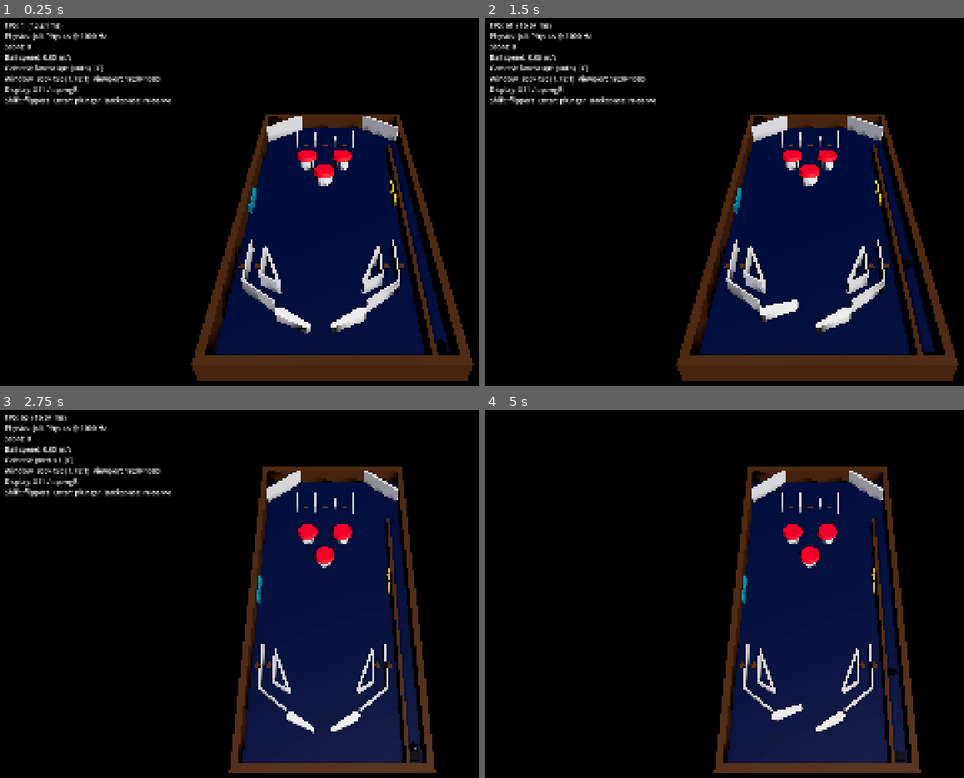
Above: before the commit, frames 1-4 (two rows, left to right).
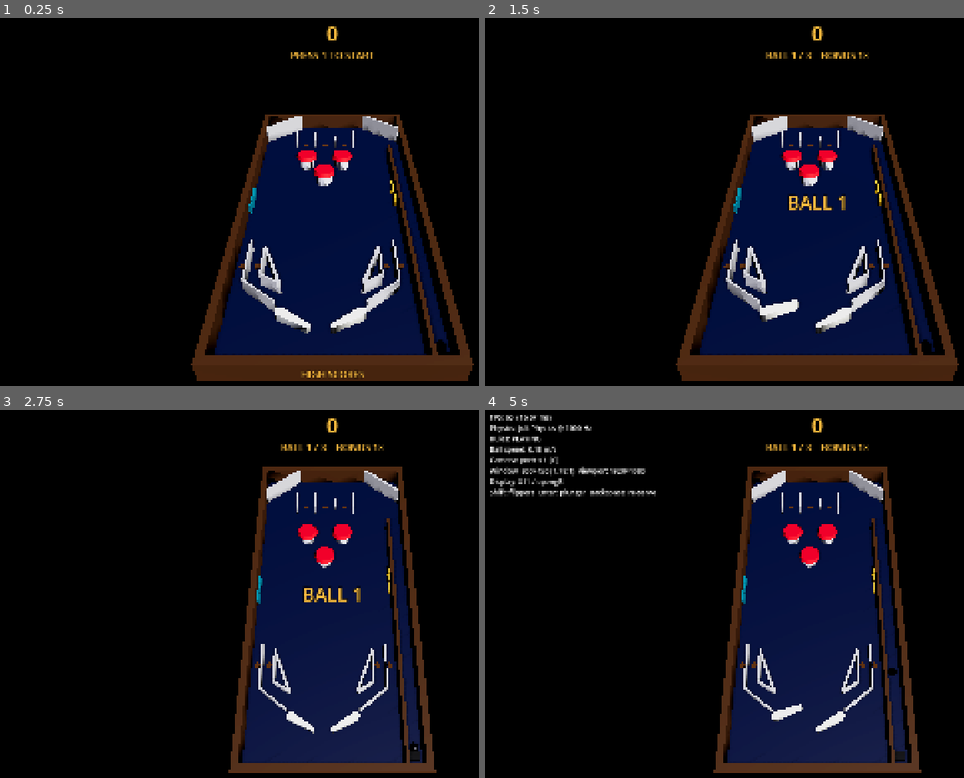
Above: after the commit, the same moments.

Repository: brnl-claude/pinball
Game: Godot game, scene res://main.tscn
Two runs of this game, one before a commit and one after it. Both use one fixed random seed, a clock stepped at 60 frames per second and the inputs below.
Inputs (mouse positions are in pixels of both pictures, inside the frame that each line leads up to):
- Up to frame 1 (0.25 s): no input
- Up to frame 2 (1.5 s): tap Enter (plunger) at 0.5, 0.6 s; move the mouse to (963, 183) at 0.52 s; hold / (nudge_right) 0.53-1.28 s; click (963, 183) at 0.67 s; tap 1 (start_game) at 0.8, 1.25, 1.35 s; move the mouse to (686, 220) at 1.27 s; hold Shift (flipper_left) from 1.28 s (still down); click (686, 220) at 1.42 s
- Up to frame 3 (2.75 s): tap Enter (plunger) at 1.55 s; tap Backspace (reset_ball) at 2 s; move the mouse to (397, 513) at 2.02 s; release Shift (flipper_left) at 2.03 s; hold / (nudge_right) from 2.03 s (still down); hold C (camera_next) from 2.03 s (still down); click (397, 513) at 2.17 s; tap 1 (start_game) at 2.3 s
- Up to frame 4 (5 s): tap 1 (start_game) at 2.75, 3.6, 4.25 s; move the mouse to (781, 667) at 2.77 s; release / (nudge_right) at 2.78 s; release C (camera_next) at 2.78 s; hold Space (nudge_up) 2.78-3.53 s; tap Enter (plunger) at 2.85, 4.35 s; click (781, 667) at 2.92 s; tap Backspace (reset_ball) at 3.5, 4.15 s; move the mouse to (outside the picture) at 3.52 s; hold Shift (flipper_left) from 3.53 s (still down); click (outside the picture) at 3.67 s; move the mouse to (619, 538) at 4.27 s; click (619, 538) at 4.42 s; tap F3 (toggle_debug) at 4.9 s

The runs differ from the first frame. In frame 1, 2.2% of the frame differs, in the area x 1-78%, y 1-98%; in frame 2, 2.5%, in the area x 1-94%, y 1-91%; in frame 3, 2.3%; in frame 4, 2.1%.

Commit message:
Phase 4: game rules (3 balls, ball save, bonus multiplier, high scores), HUD and rules tests
Co-Authored-By: Claude Opus 5.5 <noreply@anthropic.com>
Claude-Session: https://claude.ai/code/session_017ht4tVgg5fmbzWLLk4UKiL

Diff:
--- a/main.tscn
+++ b/main.tscn
@@ -1,8 +1,10 @@
-[gd_scene load_steps=7 format=3]
+[gd_scene load_steps=9 format=3]
 
 [ext_resource type="Script" path="res://cameras/camera_rig.gd" id="1_cam"]
 [ext_resource type="Script" path="res://ui/debug_overlay.gd" id="2_dbg"]
 [ext_resource type="PackedScene" path="res://tables/proto_table/proto_table.tscn" id="3_table"]
+[ext_resource type="Script" path="res://rules/game_rules.gd" id="4_rules"]
+[ext_resource type="Script" path="res://ui/hud.gd" id="5_hud"]
 
 [sub_resource type="ProceduralSkyMaterial" id="SkyMat_1"]
 sky_top_color = Color(0.08, 0.09, 0.12, 1)
@@ -37,5 +39,15 @@
 near = 0.01
 script = ExtResource("1_cam")
 
+[node name="GameRules" type="Node" parent="."]
+script = ExtResource("4_rules")
+table_path = NodePath("../Table")
+
+[node name="Hud" type="CanvasLayer" parent="."]
+script = ExtResource("5_hud")
+rules_path = NodePath("../GameRules")
+
 [node name="DebugOverlay" type="CanvasLayer" parent="."]
+layer = 2
 script = ExtResource("2_dbg")
+visible = false
--- /dev/null
+++ b/rules/game_rules.gd
@@ -0,0 +1,246 @@
+class_name GameRules
+extends Node
+## Game rules for a table: games, balls, ball save, bonus and high scores.
+##
+## The rules only talk to the table through its signals (`part_scored`,
+## `ball_drained`, `ball_launched`) and a few calls (`serve_ball`,
+## `set_flippers_enabled`), so the physics never depends on the rules.
+## Timers count physics ticks, so the rules are deterministic in tests.
+
+signal state_changed(state: State)
+signal score_changed(score: int)
+signal ball_started(ball_number: int)
+signal ball_saved
+signal bonus_awarded(bonus: int, multiplier: int)
+signal game_over(final_score: int, high_score_rank: int)
+signal message(text: String)
+
+enum State { ATTRACT, PLAYING, BALL_ENDING, GAME_OVER }
+
+@export var table_path: NodePath
+@export var balls_per_game := 3
+## Ball save time after the ball leaves the shooter lane (s).
+@export var ball_save_seconds := 8.0
+## How long the end-of-ball bonus is shown before the next ball (s).
+@export var bonus_display_seconds := 2.0
+## How long the game over screen is shown before attract mode (s).
+@export var game_over_seconds := 4.0
+@export var max_multiplier := 5
+@export var high_score_path := "user://high_scores.cfg"
+@export var high_score_count := 5
+
+@export_group("Awards")
+@export var rollover_bonus := 100
+@export var standup_bonus := 200
+@export var drop_target_bonus := 300
+@export var top_lanes_points := 2000
+@export var standups_points := 5000
+
+var state := State.ATTRACT
+var score := 0
+var ball_number := 0
+var bonus := 0
+var multiplier := 1
+## Seconds of ball save left; > 0 means a drain gives the ball back.
+var ball_save_left := 0.0
+var high_scores: Array[int] = []
+
+var table: Node
+
+var _state_time_left := 0.0
+var _ball_in_play := false
+
+
+func _ready() -> void:
+	table = get_node_or_null(table_path)
+	if table == null:
+		push_error("GameRules needs a table_path")
+		return
+	table.set("respawn_delay", -1.0)
+	table.connect("part_scored", _on_part_scored)
+	table.connect("ball_drained", _on_ball_drained)
+	table.connect("ball_launched", _on_ball_launched)
+	load_high_scores()
+	_enter_attract()
+
+
+func _physics_process(delta: float) -> void:
+	if Input.is_action_just_pressed("start_game") and state != State.PLAYING \
+			and state != State.BALL_ENDING:
+		start_game()
+
+	if ball_save_left > 0.0:
+		ball_save_left = maxf(ball_save_left - delta, 0.0)
+
+	if _state_time_left > 0.0:
+		_state_time_left -= delta
+		if _state_time_left <= 0.0:
+			match state:
+				State.BALL_ENDING:
+					_finish_ball()
+				State.GAME_OVER:
+					_enter_attract()
+
+
+func start_game() -> void:
+	score = 0
+	ball_number = 0
+	score_changed.emit(score)
+	_reset_table_lights()
+	_set_state(State.PLAYING)
+	_start_ball()
+
+
+func _start_ball() -> void:
+	ball_number += 1
+	bonus = 0
+	multiplier = 1
+	ball_save_left = 0.0
+	_ball_in_play = false
+	table.call("serve_ball")
+	table.call("set_flippers_enabled", true)
+	ball_started.emit(ball_number)
+	message.emit("BALL %d" % ball_number)
+
+
+func _on_ball_launched() -> void:
+	if state == State.PLAYING and not _ball_in_play:
+		_ball_in_play = true
+		ball_save_left = ball_save_seconds
+
+
+func _on_ball_drained() -> void:
+	if state != State.PLAYING:
+		return
+	if ball_save_left > 0.0:
+		ball_save_left = 0.0
+		_ball_in_play = false
+		table.call("serve_ball")
+		ball_saved.emit()
+		message.emit("BALL SAVED")
+		return
+	# End of ball: dead flippers, then count the bonus.
+	table.call("set_flippers_enabled", false)
+	var total := bonus * multiplier
+	_add_score(total)
+	bonus_awarded.emit(bonus, multiplier)
+	message.emit("BONUS %d × %d" % [bonus, multiplier])
+	_set_state(State.BALL_ENDING)
+	_state_time_left = bonus_display_seconds
+
+
+func _finish_ball() -> void:
+	if ball_number >= balls_per_game:
+		_end_game()
+	else:
+		_set_state(State.PLAYING)
+		_start_ball()
+
+
+func _end_game() -> void:
+	var rank := record_high_score(score)
+	_set_state(State.GAME_OVER)
+	_state_time_left = game_over_seconds
+	game_over.emit(score, rank)
+	message.emit("NEW HIGH SCORE" if rank == 1 else "GAME OVER")
+
+
+func _enter_attract() -> void:
+	table.call("set_flippers_enabled", false)
+	_set_state(State.ATTRACT)
+	message.emit("PRESS START")
+
+
+func _on_part_scored(points: int, part: Node) -> void:
+	if state != State.PLAYING:
+		return
+	_add_score(points)
+	if part is Rollover:
+		bonus += rollover_bonus
+		_check_top_lanes()
+	elif part is StandupTarget:
+		bonus += standup_bonus
+		_check_standups()
+	elif part is DropTarget:
+		bonus += drop_target_bonus
+
+
+## All three top lanes lit: advance the bonus multiplier and relight.
+func _check_top_lanes() -> void:
+	var lanes := _top_lane_rollovers()
+	if lanes.is_empty() or lanes.any(func(r): return not r.lit):
+		return
+	for lane in lanes:
+		lane.reset()
+	multiplier = mini(multiplier + 1, max_multiplier)
+	_add_score(top_lanes_points)
+	message.emit("BONUS %d×" % multiplier)
+
+
+func _check_standups() -> void:
+	var targets: Array = table.call("parts_of", StandupTarget)
+	if targets.is_empty() or targets.any(func(t): return not t.lit):
+		return
+	for target in targets:
+		target.reset()
+	_add_score(standups_points)
+	message.emit("TARGETS COMPLETE")
+
+
+func _top_lane_rollovers() -> Array:
+	var lanes: Array = []
+	for rollover in table.call("parts_of", Rollover):
+		if String(rollover.name).begins_with("TopLane"):
+			lanes.append(rollover)
+	return lanes
+
+
+func _reset_table_lights() -> void:
+	for type: Variant in [Rollover, StandupTarget]:
+		for part in table.call("parts_of", type):
+			part.reset()
+
+
+func _add_score(points: int) -> void:
+	if points == 0:
+		return
+	score += points
+	score_changed.emit(score)
+
+
+func _set_state(new_state: State) -> void:
+	state = new_state
+	state_changed.emit(state)
+
+
+# --- High scores -----------------------------------------------------------
+
+func load_high_scores() -> void:
+	high_scores.clear()
+	var config := ConfigFile.new()
+	if config.load(high_score_path) == OK:
+		for value in config.get_value("scores", "values", []):
+			high_scores.append(int(value))
+	high_scores.sort()
+	high_scores.reverse()
+
+
+## Adds a score to the table and returns its rank (1 = best), or 0 when it
+## did not make the list.
+func record_high_score(value: int) -> int:
+	if value <= 0:
+		return 0
+	high_scores.append(value)
+	high_scores.sort()
+	high_scores.reverse()
+	if high_scores.size() > high_score_count:
+		high_scores.resize(high_score_count)
+	var rank := high_scores.find(value) + 1
+	var config := ConfigFile.new()
+	config.set_value("scores", "values", high_scores)
+	config.save(high_score_path)
+	return rank
+
+
+func state_name() -> String:
+	return State.keys()[state]
--- a/table_parts/flipper.gd
+++ b/table_parts/flipper.gd
@@ -66,6 +66,8 @@
 
 ## When false, `energized` is driven by code (tests, attract mode, tilt).
 var use_input := true
+## When false the coil is dead (game over, end of ball, tilt).
+var enabled := true
 var energized := false
 ## Current angle from rest in radians (0 … stroke).
 var stroke_angle := 0.0
@@ -87,6 +89,8 @@
 		return
 	if use_input:
 		energized = Input.is_action_pressed(input_action)
+	if not enabled:
+		energized = false
 	if energized and not _was_energized:
 		SoundFx.play("flipper")
 	_was_energized = energized
--- a/tables/proto_table/proto_table_controller.gd
+++ b/tables/proto_table/proto_table_controller.gd
@@ -1,13 +1,19 @@
 extends Node3D
-## Prototype table: serves the ball into the shooter lane, serves a new one
-## after the ball drains, and keeps a simple score from every part that
-## emits `scored`. Backspace re-serves the ball by hand. Full game rules
-## (balls per game, bonus, high scores) arrive in Phase 4.
+## Prototype table: the physical side of the machine. It serves the ball into
+## the shooter lane, reports drains and launches, and relays every part's
+## `scored` signal with the part that scored. Game rules live separately in
+## `GameRules`; without rules attached the table simply re-serves the ball
+## after a drain (sandbox play). Backspace re-serves the ball by hand.
 
 signal ball_drained
+signal ball_launched
 signal score_changed(score: int)
+signal part_scored(points: int, part: Node)
 
+## Seconds before re-serving after a drain; negative disables auto re-serve.
 @export var respawn_delay := 1.0
+## Balls with x above this are in the shooter lane.
+@export var shooter_lane_x := 0.2
 
 @onready var ball: Ball = $Ball
 @onready var plunger: Plunger = $Plunger
@@ -16,7 +22,10 @@
 @onready var right_flipper: Flipper = $RightFlipper
 
 var drained_count := 0
+## Raw points from all parts since the table loaded (rules keep the game score).
 var score := 0
+
+var _in_shooter_lane := true
 
 
 func _ready() -> void:
@@ -24,24 +33,44 @@
 	drain.ball_drained.connect(_on_ball_drained)
 	for node in find_children("*", "", true, false):
 		if node.has_signal("scored"):
-			node.connect("scored", _on_scored)
+			node.connect("scored", _on_scored.bind(node))
 	serve_ball()
-
-
-func _on_scored(points: int) -> void:
-	score += points
-	score_changed.emit(score)
 
 
 func _physics_process(_delta: float) -> void:
 	if Input.is_action_just_pressed("reset_ball"):
 		serve_ball()
+	var in_lane := ball.position.x > shooter_lane_x
+	if _in_shooter_lane and not in_lane:
+		ball_launched.emit()
+	_in_shooter_lane = in_lane
 
 
 func serve_ball() -> void:
 	var radius := ball.tuning.scaled_ball_radius() if ball.tuning else 0.0135
 	ball.reset_to(Transform3D(Basis.IDENTITY, plunger.ball_rest_position(radius)))
 	drain.rearm(ball)
+	_in_shooter_lane = true
+
+
+func set_flippers_enabled(value: bool) -> void:
+	left_flipper.enabled = value
+	right_flipper.enabled = value
+
+
+## All parts of a given class, e.g. `parts_of(Rollover)`.
+func parts_of(type: Variant) -> Array[Node]:
+	var result: Array[Node] = []
+	for node in find_children("*", "", true, false):
+		if is_instance_of(node, type):
+			result.append(node)
+	return result
+
+
+func _on_scored(points: int, part: Node) -> void:
+	score += points
+	score_changed.emit(score)
+	part_scored.emit(points, part)
 
 
 func _on_ball_drained(_drained: Ball) -> void:
--- /dev/null
+++ b/tests/rules_test.gd
@@ -0,0 +1,132 @@
+extends SceneTree
+## Phase 4 test suite for the game rules on the prototype table.
+## Run with a fixed timestep (one frame = one physics tick):
+##
+##   godot --headless --fixed-fps 1000 --script res://tests/rules_test.gd
+
+const TABLE_SCENE := "res://tables/proto_table/proto_table.tscn"
+const RulesScript := preload("res://rules/game_rules.gd")
+const HIGH_SCORE_PATH := "user://test_high_scores.cfg"
+
+var _failures: PackedStringArray = []
+var _table: Node3D
+var _rules: GameRules
+var _ball: Ball
+
+
+func _initialize() -> void:
+	_run.call_deferred()
+
+
+func _run() -> void:
+	DirAccess.remove_absolute(ProjectSettings.globalize_path(HIGH_SCORE_PATH))
+	await _setup()
+
+	_expect(_rules.state == GameRules.State.ATTRACT, "rules start in attract mode")
+	_expect(not _table.get("left_flipper").enabled, "flippers are dead in attract mode")
+
+	_rules.start_game()
+	await _ticks(10)
+	_expect(_rules.state == GameRules.State.PLAYING, "start_game enters PLAYING")
+	_expect(_rules.ball_number == 1, "the game starts on ball 1")
+	_expect(_table.get("left_flipper").enabled, "flippers work during play")
+
+	# Ball save: launch, drain right away → same ball, served again.
+	await _launch()
+	_expect(_rules.ball_save_left > 0.0, "ball save starts when the ball leaves the lane")
+	await _drain()
+	_expect(_rules.ball_number == 1 and _rules.state == GameRules.State.PLAYING,
+			"a drain during ball save gives the ball back")
+
+	# Top lanes: light all three → multiplier 2.
+	for lane in ["TopLaneRollover1", "TopLaneRollover2", "TopLaneRollover3"]:
+		await _roll_over(lane)
+	_expect(_rules.multiplier == 2, "completing the top lanes advances the multiplier (got %d)" % _rules.multiplier)
+	var bonus := _rules.bonus
+	_expect(bonus >= 300, "rollovers add bonus (got %d)" % bonus)
+
+	# End of ball 1 after the save expired: bonus × multiplier is awarded.
+	await _launch()
+	_rules.ball_save_left = 0.0
+	var score_before := _rules.score
+	await _drain()
+	_expect(_rules.state == GameRules.State.BALL_ENDING, "a drain without save ends the ball")
+	_expect(_rules.score - score_before == bonus * 2,
+			"end-of-ball bonus is bonus × multiplier (%d vs %d)" % [_rules.score - score_before, bonus * 2])
+	_expect(not _table.get("left_flipper").enabled, "flippers are dead during the bonus count")
+	await _ticks(int(_rules.bonus_display_seconds * 1000) + 50)
+	_expect(_rules.ball_number == 2 and _rules.state == GameRules.State.PLAYING,
+			"the next ball starts after the bonus")
+	_expect(_rules.multiplier == 1, "the multiplier resets per ball")
+
+	# Balls 2 and 3 drain without save → game over with a high score.
+	for i in 2:
+		await _launch()
+		_rules.ball_save_left = 0.0
+		await _drain()
+		await _ticks(int(_rules.bonus_display_seconds * 1000) + 50)
+	_expect(_rules.state == GameRules.State.GAME_OVER, "game over after %d balls" % _rules.balls_per_game)
+	_expect(_rules.high_scores.size() == 1 and _rules.high_scores[0] == _rules.score,
+			"the final score is saved as a high score")
+	await _ticks(int(_rules.game_over_seconds * 1000) + 50)
+	_expect(_rules.state == GameRules.State.ATTRACT, "game over returns to attract mode")
+
+	# High scores survive a reload.
+	var reloaded: GameRules = RulesScript.new()
+	reloaded.high_score_path = HIGH_SCORE_PATH
+	reloaded.load_high_scores()
+	_expect(reloaded.high_scores == _rules.high_scores, "high scores are persisted")
+	reloaded.free()
+
+	print("Rules: final score %d, high scores %s" % [_rules.score, _rules.high_scores])
+	print("")
+	DirAccess.remove_absolute(ProjectSettings.globalize_path(HIGH_SCORE_PATH))
+	if _failures.is_empty():
+		print("RULES TEST OK")
+		quit(0)
+	else:
+		for failure in _failures:
+			printerr("RULES TEST FAIL: ", failure)
+		quit(1)
+
+
+func _setup() -> void:
+	_table = (load(TABLE_SCENE) as PackedScene).instantiate()
+	root.add_child(_table)
+	_rules = RulesScript.new()
+	_rules.high_score_path = HIGH_SCORE_PATH
+	_rules.table_path = _table.get_path()
+	root.add_child(_rules)
+	_ball = _table.get("ball")
+	await _ticks(20)
+
+
+func _ticks(count: int) -> void:
+	for i in count:
+		await physics_frame
+
+
+## Moves the ball out of the shooter lane, as a plunger shot would.
+func _launch() -> void:
+	var radius := _ball.tuning.scaled_ball_radius()
+	_ball.reset_to(Transform3D(Basis.IDENTITY, Vector3(-0.0275, radius, -0.35)))
+	await _ticks(5)
+
+
+func _drain() -> void:
+	var radius := _ball.tuning.scaled_ball_radius()
+	_ball.reset_to(Transform3D(Basis.IDENTITY, Vector3(-0.0275, radius, 0.5)))
+	await _ticks(20)
+
+
+func _roll_over(rollover_name: String) -> void:
+	var rollover: Rollover = _table.get_node(rollover_name)
+	var radius := _ball.tuning.scaled_ball_radius()
+	_ball.reset_to(Transform3D(Basis.IDENTITY, rollover.position + Vector3(0.0, radius, -0.03)))
+	_ball.linear_velocity = Vector3(0.0, 0.0, 0.5)
+	await _ticks(150)
+
+
+func _expect(condition: bool, text: String) -> void:
+	if not condition:
+		_failures.append(text)
--- a/ui/debug_overlay.gd
+++ b/ui/debug_overlay.gd
@@ -38,9 +38,9 @@
 			Engine.physics_ticks_per_second,
 		],
 	])
-	var table := get_tree().get_first_node_in_group("table")
-	if table:
-		lines.append("Score: %d" % table.get("score"))
+	var rules := get_tree().current_scene.get_node_or_null("GameRules") if get_tree().current_scene else null
+	if rules:
+		lines.append("Rules: %s" % rules.call("state_name"))
 	var balls := get_tree().get_nodes_in_group("balls")
 	if not balls.is_empty():
 		lines.append("Ball speed: %.2f m/s" % (balls[0] as RigidBody3D).linear_velocity.length())
--- /dev/null
+++ b/ui/hud.gd
@@ -0,0 +1,130 @@
+extends CanvasLayer
+## In-game HUD: score, ball number, bonus multiplier and messages from the
+## rules. Built with anchors and containers, and sized relative to the
+## viewport height, so it works from 9:16 portrait to 32:9.
+
+@export var rules_path: NodePath
+## Text sizes as a fraction of the viewport height.
+@export var score_size := 0.055
+@export var info_size := 0.026
+@export var message_size := 0.05
+@export var message_seconds := 2.0
+
+var rules: GameRules
+
+var _score_label: Label
+var _info_label: Label
+var _message_label: Label
+var _high_score_label: Label
+var _message_time_left := 0.0
+
+
+func _ready() -> void:
+	_build()
+	get_viewport().size_changed.connect(_apply_sizes)
+	_apply_sizes()
+	rules = get_node_or_null(rules_path)
+	if rules:
+		rules.message.connect(show_message)
+		rules.game_over.connect(func(_score: int, _rank: int): _refresh_high_scores())
+	_refresh_high_scores()
+
+
+func _process(delta: float) -> void:
+	if rules:
+		_score_label.text = _format_score(rules.score)
+		match rules.state:
+			GameRules.State.PLAYING, GameRules.State.BALL_ENDING:
+				var info := "BALL %d / %d    BONUS %d×" % [
+					rules.ball_number, rules.balls_per_game, rules.multiplier]
+				if rules.ball_save_left > 0.0:
+					info += "    BALL SAVE"
+				_info_label.text = info
+				_high_score_label.visible = false
+			_:
+				_info_label.text = "PRESS 1 TO START"
+				_high_score_label.visible = true
+	if _message_time_left > 0.0:
+		_message_time_left -= delta
+		if _message_time_left <= 0.0:
+			_message_label.text = ""
+
+
+func show_message(text: String) -> void:
+	_message_label.text = text
+	_message_time_left = message_seconds
+
+
+func _refresh_high_scores() -> void:
+	if rules == null:
+		return
+	var lines := PackedStringArray(["HIGH SCORES"])
+	for i in rules.high_scores.size():
+		lines.append("%d.  %s" % [i + 1, _format_score(rules.high_scores[i])])
+	_high_score_label.text = "\n".join(lines)
+
+
+func _format_score(value: int) -> String:
+	# 1234567 → 1,234,567
+	var digits := str(value)
+	var out := ""
+	for i in digits.length():
+		if i > 0 and (digits.length() - i) % 3 == 0:
+			out += ","
+		out += digits[i]
+	return out
+
+
+func _build() -> void:
+	var root := Control.new()
+	root.set_anchors_preset(Control.PRESET_FULL_RECT)
+	root.mouse_filter = Control.MOUSE_FILTER_IGNORE
+	add_child(root)
+
+	var top := VBoxContainer.new()
+	top.set_anchors_preset(Control.PRESET_TOP_WIDE)
+	top.offset_top = 12
+	top.alignment = BoxContainer.ALIGNMENT_BEGIN
+	top.mouse_filter = Control.MOUSE_FILTER_IGNORE
+	root.add_child(top)
+
+	_score_label = _make_label(HORIZONTAL_ALIGNMENT_CENTER)
+	top.add_child(_score_label)
+	_info_label = _make_label(HORIZONTAL_ALIGNMENT_CENTER)
+	top.add_child(_info_label)
+
+	_message_label = _make_label(HORIZONTAL_ALIGNMENT_CENTER)
+	_message_label.set_anchors_preset(Control.PRESET_CENTER)
+	_message_label.grow_horizontal = Control.GROW_DIRECTION_BOTH
+	_message_label.grow_vertical = Control.GROW_DIRECTION_BOTH
+	root.add_child(_message_label)
+
+	_high_score_label = _make_label(HORIZONTAL_ALIGNMENT_CENTER)
+	_high_score_label.set_anchors_preset(Control.PRESET_CENTER_BOTTOM)
+	_high_score_label.grow_horizontal = Control.GROW_DIRECTION_BOTH
+	_high_score_label.grow_vertical = Control.GROW_DIRECTION_BEGIN
+	_high_score_label.offset_bottom = -24
+	root.add_child(_high_score_label)
+
+
+func _make_label(align: HorizontalAlignment) -> Label:
+	var label := Label.new()
+	label.horizontal_alignment = align
+	label.mouse_filter = Control.MOUSE_FILTER_IGNORE
+	label.add_theme_color_override("font_color", Color(1.0, 0.75, 0.25))
+	label.add_theme_color_override("font_outline_color", Color.BLACK)
+	return label
+
+
+func _apply_sizes() -> void:
+	var height := get_viewport().get_visible_rect().size.y
+	_set_size(_score_label, height * score_size)
+	_set_size(_info_label, height * info_size)
+	_set_size(_message_label, height * message_size)
+	_set_size(_high_score_label, height * info_size)
+
+
+func _set_size(label: Label, pixels: float) -> void:
+	var size := maxi(int(pixels), 10)
+	label.add_theme_font_size_override("font_size", size)
+	label.add_theme_constant_override("outline_size", maxi(size / 6, 2))
Not shown, changed: PLAN.md
Not shown, removed: rules/.gitkeep
